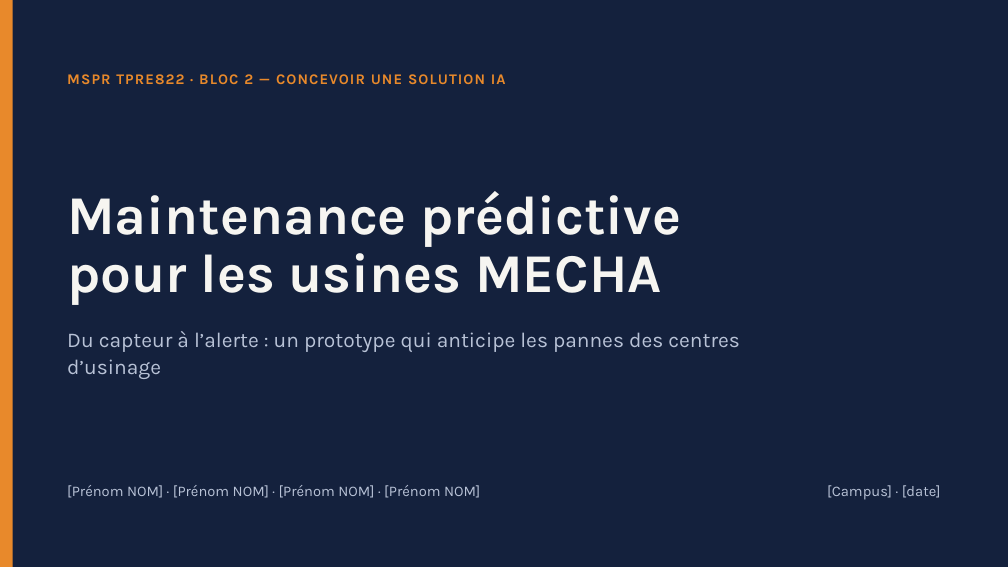
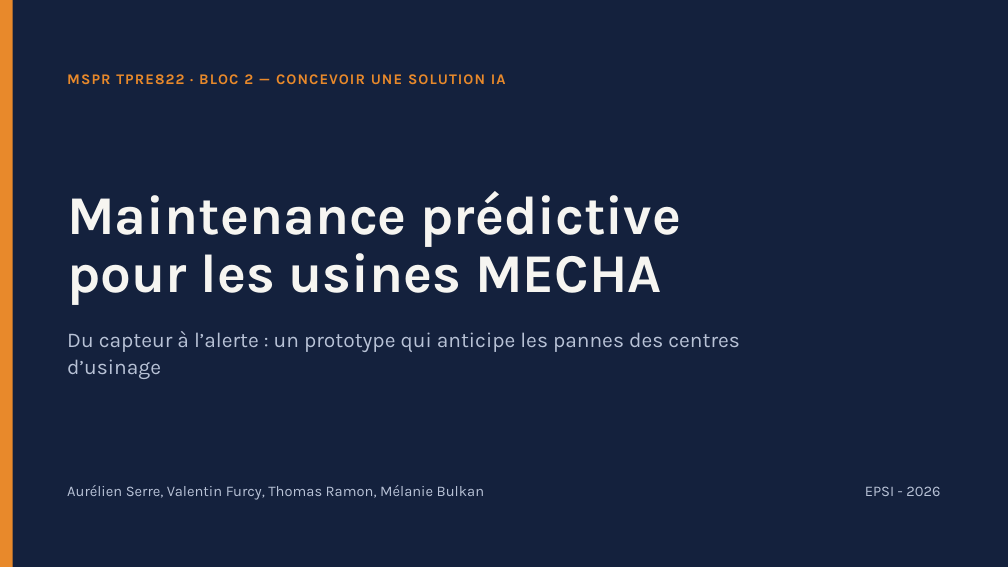
Before and after one commit to ValentinFurcy/MSPR_MECHA_IA, a slide deck: slide 1 of mecha-ia/docs/soutenance.pptx. Drawn at 1008x567 pixels with LibreOffice and Linux fonts; fonts in the diff are those of the drawing. Boxes give left, top, right and bottom in pixels: in the first picture for what was removed or moved away, otherwise in the second. Text is boxed around its words. In the diff, an @@ line names an element or a change of style, - is before the commit and + after.

```diff
--- a/mecha-ia/docs/soutenance.pptx
+++ b/mecha-ia/docs/soutenance.pptx
@@ text at box(67, 485, 484, 500): text changed @@
-[Prénom NOM] · [Prénom NOM] · [Prénom NOM] · [Prénom NOM]
+Aurélien Serre, Valentin Furcy, Thomas Ramon, Mélanie Bulkan
@@ text at box(865, 486, 940, 496): text changed @@
-[Campus] · [date]
+EPSI - 2026
```
Also in this commit, not shown: 2 other slides changed.
